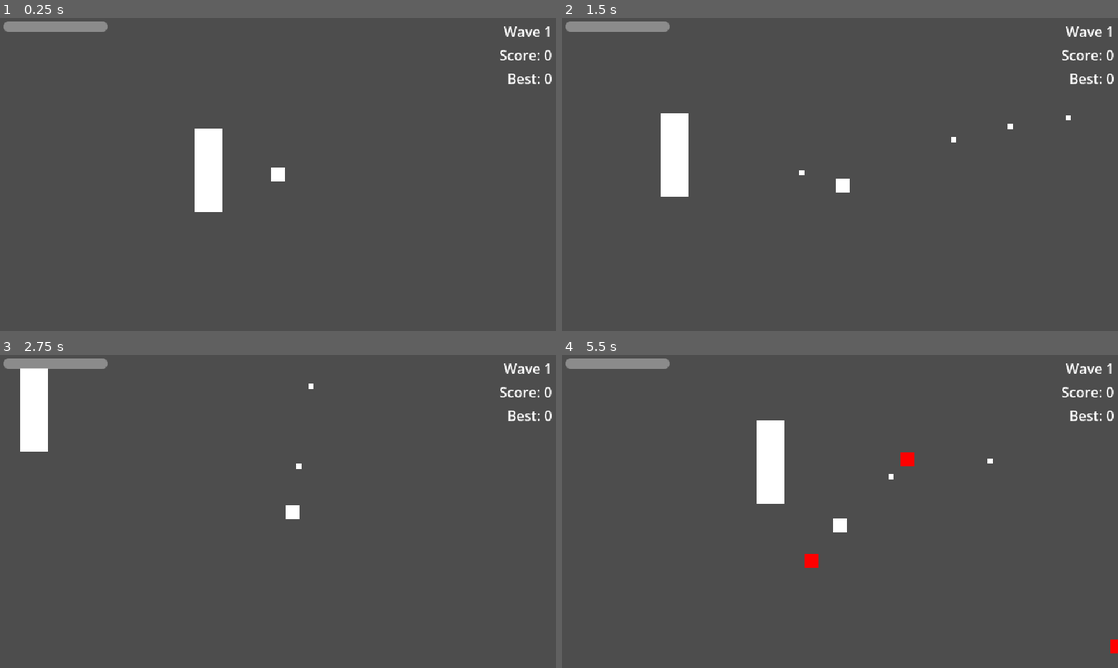
Above: before the commit, frames 1-4 (two rows, left to right).
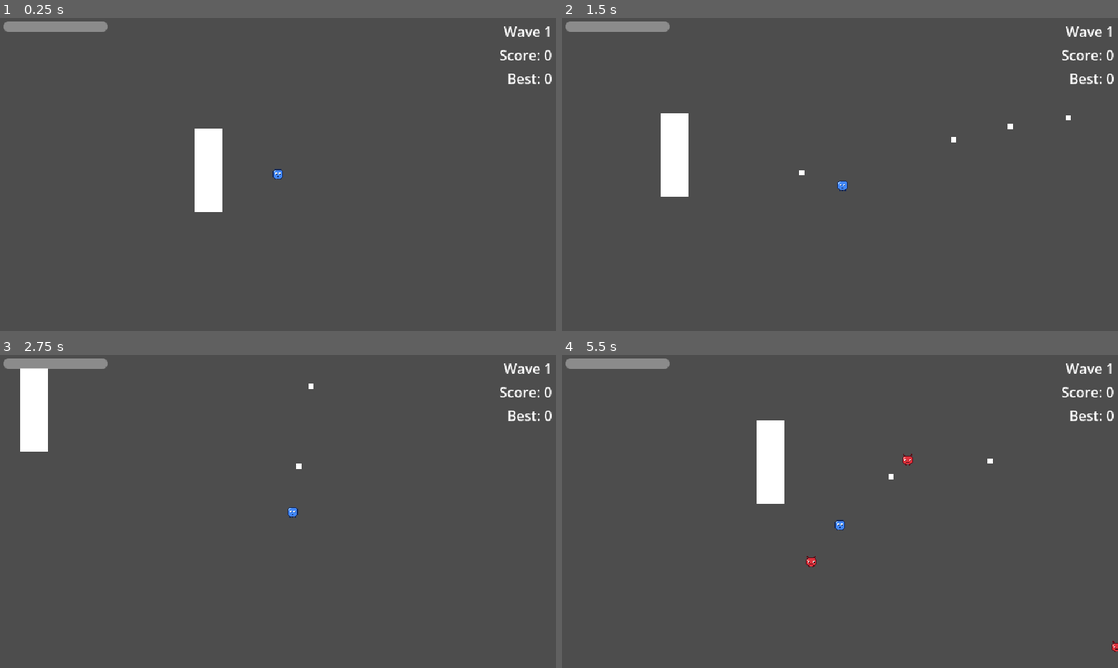
Above: after the commit, the same moments.

Repository: jonjud/survivor-arena
Game: Godot game, scene res://scenes/main.tscn
The game is run twice, just before and just after one commit, with the same random seed, the same clock (stepped at 60 frames per second) and the same inputs.
Inputs (mouse positions are in pixels of both pictures, inside the frame that each line leads up to):
- Up to frame 1 (0.25 s): no input
- Up to frame 2 (1.5 s): tap Enter at 0.5 s; move the mouse to (962, 158) at 0.52 s; press the mouse at (962, 158) at 0.53 s; hold D (move_right) 0.53-1.28 s; move the mouse to (728, 190) at 1.27 s; release the mouse at (728, 190) at 1.28 s; hold S (move_down) from 1.28 s (still down); click (728, 190) at 1.35 s
- Up to frame 3 (2.75 s): move the mouse to (333, 442) at 2.02 s; release S (move_down) at 2.03 s; press the mouse at (333, 442) at 2.03 s; hold D (move_right) from 2.03 s (still down)
- Up to frame 4 (5.5 s): move the mouse to (812, 574) at 2.77 s; release D (move_right) at 2.78 s; release the mouse at (812, 574) at 2.78 s; hold W (move_up) 2.78-3.53 s; click (812, 574) at 2.85 s; move the mouse to (1006, 558) at 3.52 s; press the mouse at (1006, 558) at 3.53 s; hold A (move_left) 3.53-5.03 s; move the mouse to (673, 464) at 4.27 s; release the mouse at (673, 464) at 4.28 s; click (673, 464) at 4.35 s; move the mouse to (867, 511) at 5.02 s; press the mouse at (867, 511) at 5.03 s; hold S (move_down) from 5.03 s (still down)

The runs differ from the first frame. In frame 1, 0.1% of the frame differs, in the area x 48-52%, y 47-53%; in frame 2, 0.1%; in frame 3, 0.1%; in frame 4, 0.4%, in the area x 43-100%, y 31-96%.

Commit message:
feat: replace placeholder boxes with pixel art sprites,add SfxPlayer autoload and game sound effects,add screen shake camera on hit and kill

Diff:
--- a/project.godot
+++ b/project.godot
@@ -19,6 +19,7 @@
 
 SaveSystem="*uid://cr7ctdowk8miw"
 EventBus="*uid://0maah0bkqiht"
+SfxPlayer="*uid://d2qgjndvn8v3a"
 
 [display]
 
--- a/resources/enemy_grunt.tres
+++ b/resources/enemy_grunt.tres
@@ -1,7 +1,9 @@
 [gd_resource type="Resource" script_class="EnemyData" format=3 uid="uid://73ehhn1bpi8y"]
 
 [ext_resource type="Script" uid="uid://b0kh54hy5m40h" path="res://scripts/enemies/enemy_data.gd" id="1_tg8iq"]
+[ext_resource type="Texture2D" uid="uid://c5yfa4xxsu1pf" path="res://assets/sprites/grunt.png" id="2_6bk0k"]
 
 [resource]
 script = ExtResource("1_tg8iq")
+texture = ExtResource("2_6bk0k")
 metadata/_custom_type_script = "uid://b0kh54hy5m40h"
--- a/resources/enemy_runner.tres
+++ b/resources/enemy_runner.tres
@@ -1,6 +1,7 @@
 [gd_resource type="Resource" script_class="EnemyData" format=3 uid="uid://dwplef3fmmlra"]
 
 [ext_resource type="Script" uid="uid://b0kh54hy5m40h" path="res://scripts/enemies/enemy_data.gd" id="1_l1dk5"]
+[ext_resource type="Texture2D" uid="uid://b75w7hc3tdjxj" path="res://assets/sprites/runner.png" id="2_x5v3b"]
 
 [resource]
 script = ExtResource("1_l1dk5")
@@ -9,4 +10,5 @@
 speed = 110.0
 color = Color(1, 0.64705884, 0, 1)
 size = 12.0
+texture = ExtResource("2_x5v3b")
 metadata/_custom_type_script = "uid://b0kh54hy5m40h"
--- a/resources/enemy_tank.tres
+++ b/resources/enemy_tank.tres
@@ -1,6 +1,7 @@
 [gd_resource type="Resource" script_class="EnemyData" format=3 uid="uid://bqkj8mu1jld8s"]
 
 [ext_resource type="Script" uid="uid://b0kh54hy5m40h" path="res://scripts/enemies/enemy_data.gd" id="1_m1e2w"]
+[ext_resource type="Texture2D" uid="uid://0esxwhn5niam" path="res://assets/sprites/tank.png" id="2_082kv"]
 
 [resource]
 script = ExtResource("1_m1e2w")
@@ -9,4 +10,5 @@
 speed = 35.0
 damage = 2
 color = Color(0.9019608, 0.4117647, 0.98039216, 1)
+texture = ExtResource("2_082kv")
 metadata/_custom_type_script = "uid://b0kh54hy5m40h"
--- a/scenes/enemies/enemies.tscn
+++ b/scenes/enemies/enemies.tscn
@@ -18,19 +18,7 @@
 [node name="CollisionShape2D" type="CollisionShape2D" parent="." unique_id=2105163374]
 shape = SubResource("RectangleShape2D_htemk")
 
-[node name="ColorRect" type="ColorRect" parent="." unique_id=1328571154]
-anchors_preset = 8
-anchor_left = 0.5
-anchor_top = 0.5
-anchor_right = 0.5
-anchor_bottom = 0.5
-offset_left = -8.0
-offset_top = -8.0
-offset_right = 8.0
-offset_bottom = 8.0
-grow_horizontal = 2
-grow_vertical = 2
-color = Color(1, 0, 0, 1)
+[node name="Sprite2D" type="Sprite2D" parent="." unique_id=311046687]
 
 [node name="StateMachine" type="Node" parent="." unique_id=2033876183 node_paths=PackedStringArray("initial_state")]
 script = ExtResource("1_31ocp")
--- a/scenes/enemies/enemy.gd
+++ b/scenes/enemies/enemy.gd
@@ -9,7 +9,7 @@
 
 @onready var _state_machine: StateMachine = $StateMachine
 @onready var _health: HealthComponent = $HealthComponent
-@onready var _color_rect: ColorRect = $ColorRect
+@onready var _sprite: Sprite2D = $Sprite2D
 @onready var _collision: CollisionShape2D = $CollisionShape2D
 
 
@@ -27,11 +27,9 @@
 	damage = data.damage
 	_health.max_health = data.max_health
 	_health.current_health = data.max_health
-	_color_rect.color = data.color
-	# NEW ปรับขนาดภาพและ collision ตามชนิด
-	_color_rect.size = Vector2(data.size, data.size)
-	_color_rect.position = -_color_rect.size / 2.0
-	var shape: RectangleShape2D = RectangleShape2D.new()  # สร้างใหม่ทุกตัว
+	_sprite.texture = data.texture  # 🆕 แทนการตั้งสีและขนาด ColorRect
+	# ปรับขนาด collision ตามชนิด (สร้าง shape ใหม่ทุกตัว ไม่แชร์กัน)
+	var shape: RectangleShape2D = RectangleShape2D.new()
 	shape.size = Vector2(data.size, data.size)
 	_collision.shape = shape
 
@@ -41,6 +39,7 @@
 
 # NEW โดนดาเมจแต่ยังไม่ตาย -> stun
 func _on_damaged(_amount: int) -> void:
+	EventBus.enemy_damaged.emit()  # 🆕
 	stun()
 
 
--- a/scenes/main.tscn
+++ b/scenes/main.tscn
@@ -10,6 +10,10 @@
 [ext_resource type="Script" uid="uid://br50i2agp7c30" path="res://scripts/ui/score_keeper.gd" id="10_choun"]
 [ext_resource type="Resource" uid="uid://vqrpw6k4seep" path="res://resources/wave_2.tres" id="10_trceg"]
 [ext_resource type="Resource" uid="uid://df22bablhln6r" path="res://resources/wave_3.tres" id="11_a8y0u"]
+[ext_resource type="Script" uid="uid://bgg37nb3gce12" path="res://scripts/game_audio.gd" id="11_jkv2x"]
+[ext_resource type="AudioStream" uid="uid://bxs4ht5o8m2ae" path="res://assets/audio/shoot.wav" id="12_jbj1t"]
+[ext_resource type="AudioStream" uid="uid://dk1bmdjmxh5ma" path="res://assets/audio/hit.wav" id="13_muem4"]
+[ext_resource type="AudioStream" uid="uid://chl4gmkjhxm0h" path="res://assets/audio/death.wav" id="14_dp3eg"]
 
 [sub_resource type="RectangleShape2D" id="RectangleShape2D_htemk"]
 size = Vector2(32, 96)
@@ -51,3 +55,10 @@
 
 [node name="ScoreKeeper" type="Node" parent="." unique_id=546810486 groups=["score_keeper"]]
 script = ExtResource("10_choun")
+
+[node name="GameAudio" type="Node" parent="." unique_id=825893451]
+script = ExtResource("11_jkv2x")
+shoot_sfx = ExtResource("12_jbj1t")
+hit_sfx = ExtResource("13_muem4")
+death_sfx = ExtResource("14_dp3eg")
+metadata/_custom_type_script = "uid://bgg37nb3gce12"
--- a/scenes/player/player.tscn
+++ b/scenes/player/player.tscn
@@ -3,6 +3,8 @@
 [ext_resource type="Script" uid="uid://cxa81nviecxsi" path="res://scripts/player/player.gd" id="1_8afob"]
 [ext_resource type="PackedScene" uid="uid://c5f84dv1dosak" path="res://scenes/player/projectile.tscn" id="2_dovo2"]
 [ext_resource type="Script" uid="uid://b10hdqn74li8s" path="res://scripts/core/health_component.gd" id="3_gmlin"]
+[ext_resource type="Texture2D" uid="uid://bumrmv3vo4nfi" path="res://assets/sprites/player.png" id="3_lvxji"]
+[ext_resource type="Script" uid="uid://dpsua8xhmtoy8" path="res://scripts/player/shake_camera.gd" id="4_p47bc"]
 
 [sub_resource type="RectangleShape2D" id="RectangleShape2D_htemk"]
 size = Vector2(16, 16)
@@ -15,22 +17,13 @@
 [node name="CollisionShape2D" type="CollisionShape2D" parent="." unique_id=626594305]
 shape = SubResource("RectangleShape2D_htemk")
 
-[node name="ColorRect" type="ColorRect" parent="." unique_id=1017573145]
-anchors_preset = 8
-anchor_left = 0.5
-anchor_top = 0.5
-anchor_right = 0.5
-anchor_bottom = 0.5
-offset_left = -8.0
-offset_top = -8.0
-offset_right = 8.0
-offset_bottom = 8.0
-grow_horizontal = 2
-grow_vertical = 2
+[node name="Sprite2D" type="Sprite2D" parent="." unique_id=1014252304]
+texture = ExtResource("3_lvxji")
 
 [node name="Camera2D" type="Camera2D" parent="." unique_id=854761197]
 position_smoothing_enabled = true
 position_smoothing_speed = 8.0
+script = ExtResource("4_p47bc")
 
 [node name="HealthComponent" type="Node" parent="." unique_id=1743661200]
 script = ExtResource("3_gmlin")
--- a/scripts/core/eventbus.gd
+++ b/scripts/core/eventbus.gd
@@ -5,7 +5,12 @@
 signal score_changed(score: int)
 signal high_score_changed(high_score: int)
 
-signal player_health_changed(current: int, maximum: int)  # 🆕 ไว้ใช้กับ HP bar
-signal player_died                                        # 🆕
-signal wave_started(wave_number: int)                     # 🆕
-signal run_ended(score: int, is_new_best: bool)           # 🆕 จบรอบ (ประกาศโดย ScoreKeeper)
+signal player_health_changed(current: int, maximum: int)
+signal player_died
+signal wave_started(wave_number: int)
+signal run_ended(score: int, is_new_best: bool)           # จบรอบ (ประกาศโดย ScoreKeeper)
+
+signal projectile_fired
+signal enemy_damaged
+
+signal player_damaged
--- /dev/null
+++ b/scripts/core/sfx_player.gd
@@ -0,0 +1,26 @@
+extends Node
+## Autoload: เล่นเอฟเฟกต์เสียงสั้น ๆ ผ่าน pool เล่นซ้อนกันได้
+
+const POOL_SIZE: int = 8
+
+var _players: Array[AudioStreamPlayer] = []
+var _next: int = 0
+
+
+func _ready() -> void:
+	for i in POOL_SIZE:
+		var p: AudioStreamPlayer = AudioStreamPlayer.new()
+		add_child(p)
+		_players.append(p)
+
+
+## เล่นเสียง pitch_variation = สุ่มระดับเสียงเล็กน้อย กันเสียงซ้ำจนน่าเบื่อ
+func play(stream: AudioStream, volume_db: float = 0.0, pitch_variation: float = 0.0) -> void:
+	if stream == null:
+		return
+	var p: AudioStreamPlayer = _players[_next]
+	_next = (_next + 1) % POOL_SIZE  # หมุนวนใช้ตัวถัดไป
+	p.stream = stream
+	p.volume_db = volume_db
+	p.pitch_scale = 1.0 + randf_range(-pitch_variation, pitch_variation)
+	p.play()
--- a/scripts/enemies/enemy_data.gd
+++ b/scripts/enemies/enemy_data.gd
@@ -6,5 +6,6 @@
 @export var speed: float = 60.0
 @export var damage: int = 1
 @export var color: Color = Color.RED
-@export var size: float = 16.0  # 🆕 ขนาดกล่อง (pixel)
+@export var size: float = 16.0  #  ขนาดกล่อง (pixel)
 @export var score_value: int = 10
+@export var texture: Texture2D  #  รูปศัตรู (แทน color)
--- /dev/null
+++ b/scripts/game_audio.gd
@@ -0,0 +1,25 @@
+class_name GameAudio
+extends Node
+## จับคู่ "เหตุการณ์ในเกม" กับ "เสียง" ลากไฟล์ใส่ใน Inspector
+
+@export var shoot_sfx: AudioStream
+@export var hit_sfx: AudioStream
+@export var death_sfx: AudioStream
+
+
+func _ready() -> void:
+	EventBus.projectile_fired.connect(_on_projectile_fired)
+	EventBus.enemy_damaged.connect(_on_enemy_damaged)
+	EventBus.enemy_killed.connect(_on_enemy_killed)
+
+
+func _on_projectile_fired() -> void:
+	SfxPlayer.play(shoot_sfx, -8.0, 0.08)
+
+
+func _on_enemy_damaged() -> void:
+	SfxPlayer.play(hit_sfx, -4.0, 0.1)
+
+
+func _on_enemy_killed(_score_value: int) -> void:
+	SfxPlayer.play(death_sfx, -2.0, 0.05)
--- a/scripts/player/player.gd
+++ b/scripts/player/player.gd
@@ -13,9 +13,12 @@
 
 func _ready() -> void:
 	_health.died.connect(_on_died)
-	_health.health_changed.connect(_on_health_changed)  #
-	_announce_health.call_deferred()                    #  ประกาศค่าเริ่มต้นหลังทุกฝ่ายต่อสัญญาณเสร็จ
+	_health.health_changed.connect(_on_health_changed)
+	_health.damaged.connect(_on_damaged)  # NEW
+	_announce_health.call_deferred()                  #  ประกาศค่าเริ่มต้นหลังทุกฝ่ายต่อสัญญาณเสร็จ
 
+func _on_damaged(_amount: int) -> void:
+	EventBus.player_damaged.emit()
 
 # ส่งต่อเลือดผู้เล่นขึ้น bus
 func _on_health_changed(current: int, maximum: int) -> void:
@@ -43,9 +46,11 @@
 	projectile.global_position = global_position
 	projectile.direction = (get_global_mouse_position() - global_position).normalized()
 	get_tree().current_scene.add_child(projectile)
+	EventBus.projectile_fired.emit()
 
 
 func _on_died() -> void:
-	EventBus.player_died.emit()  # NEW แทน died.emit()
+	EventBus.player_damaged.emit()  # NEW ท่าโดนจนตายก็สั่นด้วย (damaged ไม่ยิงตอนตาย)
+	EventBus.player_died.emit()
 	set_physics_process(false)
 	visible = false
--- /dev/null
+++ b/scripts/player/shake_camera.gd
@@ -0,0 +1,40 @@
+class_name ShakeCamera
+extends Camera2D
+## กล้องที่สั่นได้ ขยับ offset ไม่แตะ position (ไม่ชนกับ smoothing)
+
+var _strength: float = 0.0   # แรงสั่นตั้งต้น (pixel)
+var _duration: float = 0.0   # ระยะเวลาสั่นทั้งหมด
+var _time_left: float = 0.0
+
+
+func _ready() -> void:
+	EventBus.player_damaged.connect(_on_player_damaged)
+	EventBus.enemy_killed.connect(_on_enemy_killed)
+
+
+## สั่งสั่น ถ้ากำลังสั่นแรงกว่าอยู่แล้ว จะไม่ถูกแทนที่ด้วยแรงที่เบากว่า
+func shake(strength: float, duration: float) -> void:
+	var current: float = _strength * (_time_left / _duration) if _duration > 0.0 else 0.0
+	if strength < current:
+		return
+	_strength = strength
+	_duration = duration
+	_time_left = duration
+
+
+func _process(delta: float) -> void:
+	if _time_left <= 0.0:
+		offset = Vector2.ZERO
+		return
+	_time_left -= delta
+	var fade: float = maxf(_time_left / _duration, 0.0)  # ค่อย ๆ นิ่ง
+	var jitter: Vector2 = Vector2(randf_range(-1.0, 1.0), randf_range(-1.0, 1.0))
+	offset = (jitter * _strength * fade).round()  # ปัดเป็นพิกเซลเต็ม กัน pixel art เบลอ
+
+
+func _on_player_damaged() -> void:
+	shake(5.0, 0.25)
+
+
+func _on_enemy_killed(_score_value: int) -> void:
+	shake(1.5, 0.1)
Not shown, added: assets/audio/death.wav.import
Not shown, added: assets/audio/hit.wav.import
Not shown, added: assets/audio/shoot.wav.import
Binary file added: assets/sprites/grunt.png
Not shown, added: assets/sprites/grunt.png.import
Binary file added: assets/sprites/player.png
Not shown, added: assets/sprites/player.png.import
Binary file added: assets/sprites/runner.png
Not shown, added: assets/sprites/runner.png.import
Binary file added: assets/sprites/tank.png
Not shown, added: assets/sprites/tank.png.import
Not shown, added: scripts/core/sfx_player.gd.uid
(and 5 more such lines)
